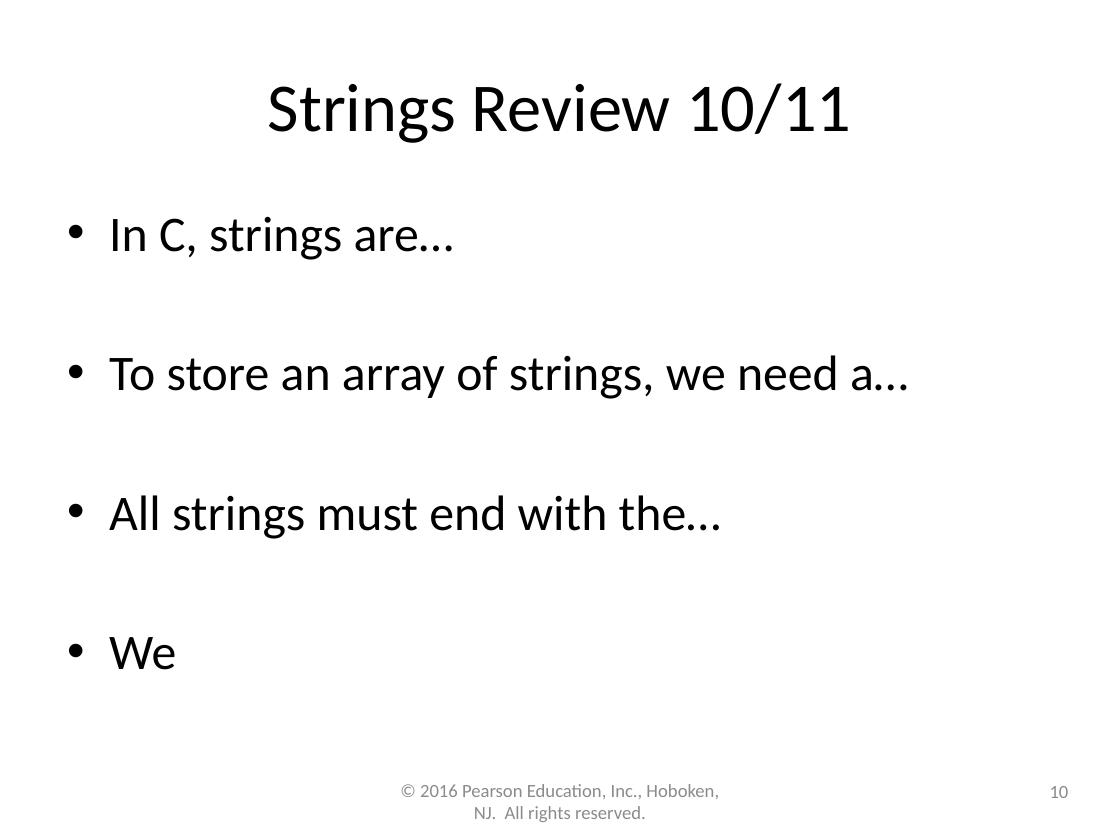
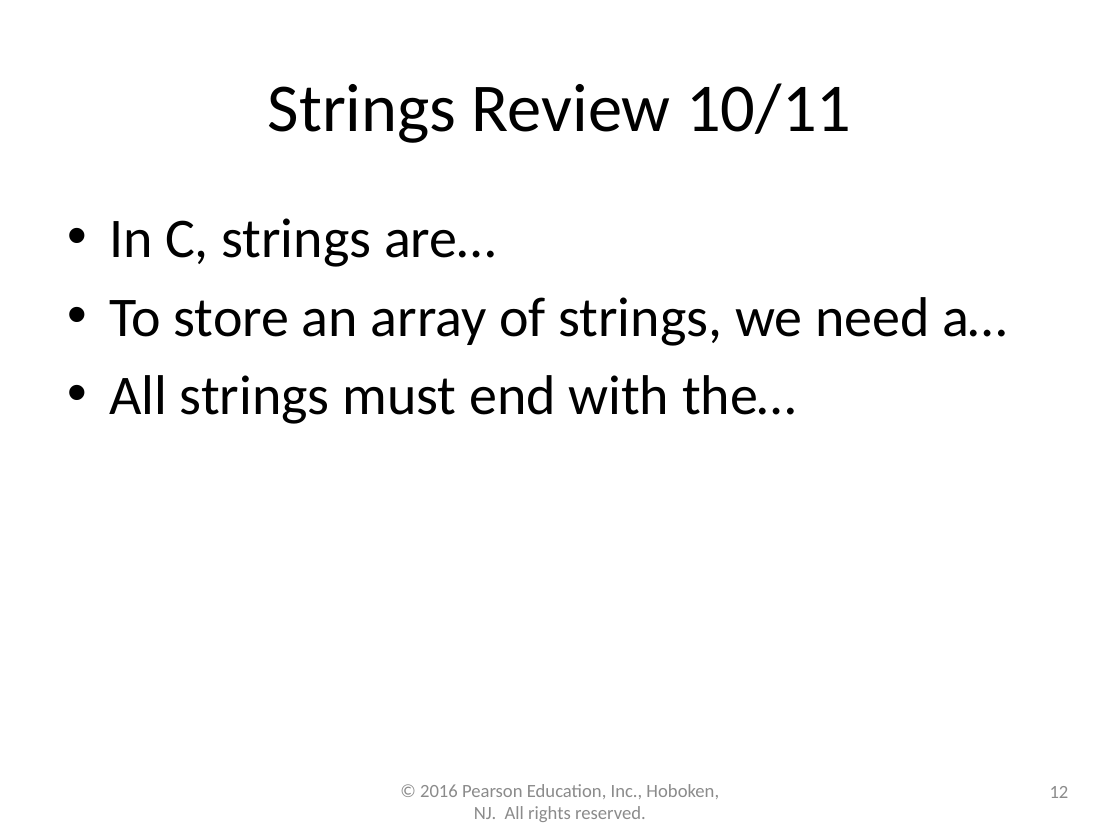
Before and after one commit to lgw2/lgw2.github.io, a slide deck: slide 12 of _teaching/csci112-fall-2023/lectures/ppts/Chapter8.pptx (slide 10 before the commit). Drawn at 1120x840 pixels with LibreOffice and Linux fonts; fonts in the diff are those of the drawing. Boxes give left, top, right and bottom in pixels: in the first picture for what was removed or moved away, otherwise in the second. Text is boxed around its words. In the diff, an @@ line names an element or a change of style, - is before the commit and + after.

```diff
--- a/_teaching/csci112-fall-2023/lectures/ppts/Chapter8.pptx
+++ b/_teaching/csci112-fall-2023/lectures/ppts/Chapter8.pptx
@@ text "In C, strings are…" at <box>109,218,1007,424</box>: size 32 to 36 pt @@
@@ text at <box>109,637,176,670</box>: paragraph removed @@
-• We
@@ page number at <box>1050,786,1069,798</box>: text changed @@
-10
+12
```
Also in this commit, not shown: 3 slides added, 1 other file.
